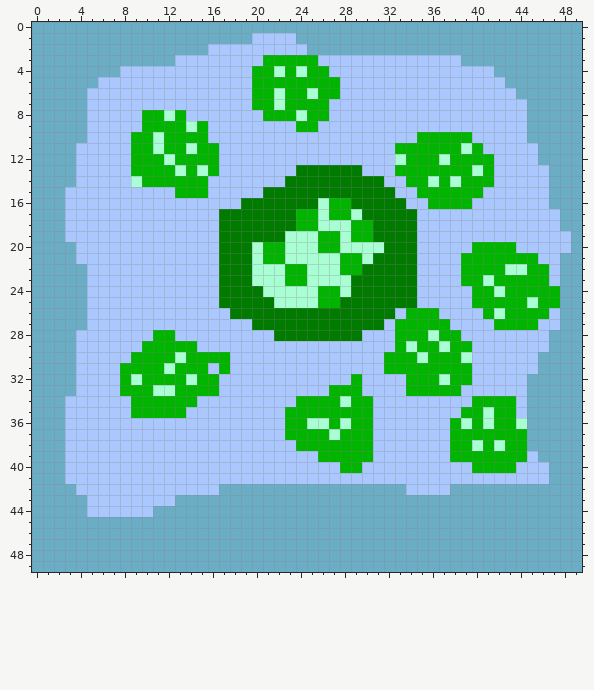
File history of a pixel-art sprite, photoCellIdle1.png. Above, as it was before the edit.
The file is 50x50 pixels. Pixels under 10% opacity are left out. Colours within 5 levels of each other are drawn and written as one.
After:
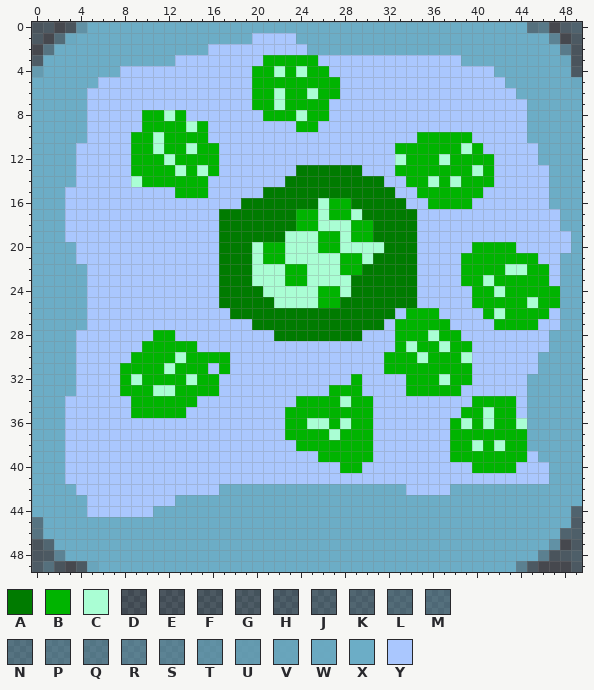
Palette (. is transparent): A #007b00  B #00b400  C #aafed4  D #6cadc61e  E #6cadc624  F #6cadc62b  G #6cadc633  H #6cadc639  J #6cadc643  K #6cadc64b  L #6cadc65a  M #6cadc664  N #6cadc66d  P #6cadc67c  Q #6cadc682  R #6cadc68d  S #6cadc694  T #6cadc6b8  U #6cadc6d1  V #6cadc6ea  W #6cadc6f4  X #6cadc6  Y #aac7fe
Diff:
Changed rows in their new state; - is an unchanged pixel.
first column x 0:
 0 DF.DT----------------------------------------MP.GJ
 1 F.LW-------------------------------------------S.F
 2 .N----------------------------------------------QD
 3 G-----------------------------------------------WD
 4 U------------------------------------------------F
 5 -------------------------------------------------W
first column x 0:
44 -------------------------------------------------J
45 N------------------------------------------------G
46 N-----------------------------------------------JH
47 DK---------------------------------------------T.F
48 EFS-------------------------------------------RDFH
49 GMD.FV--------------------------------------RF...F
